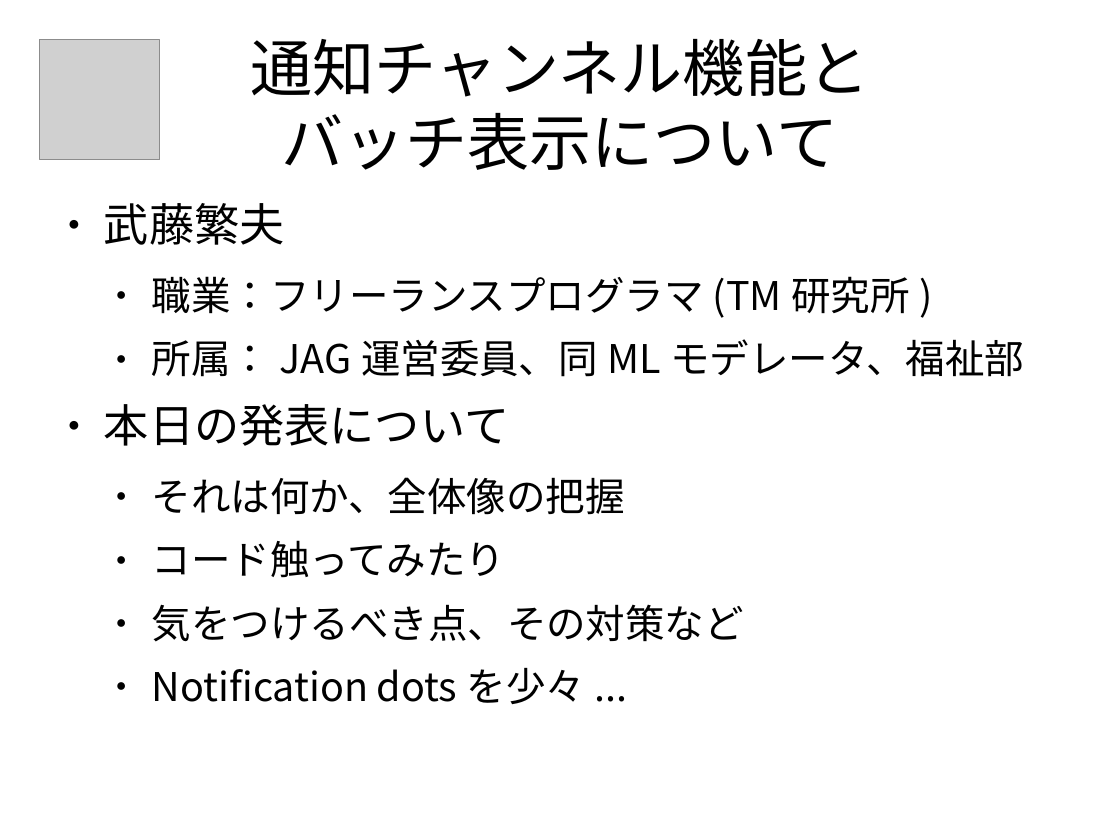
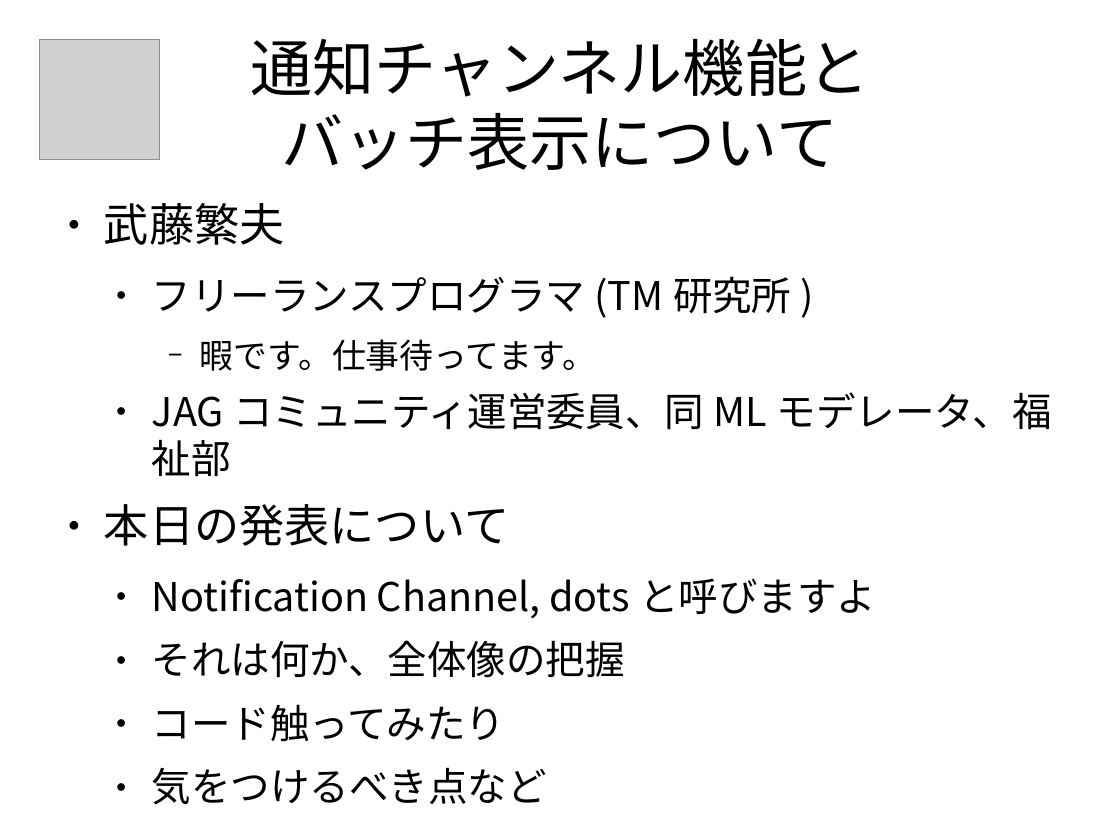
Before and after one commit to tmhouse/TestNotificationChannelSample, a slide deck: slide 1 of NotificationChannelについて.odp. Drawn at 1120x840 pixels with LibreOffice and Linux fonts; fonts in the diff are those of the drawing; grey boxes stand for pictures. Boxes give left, top, right and bottom in pixels: in the first picture for what was removed or moved away, otherwise in the second. Text is boxed around its words. In the diff, an @@ line names an element or a change of style, - is before the commit and + after.

```diff
--- a/NotificationChannelについて.odp
+++ b/NotificationChannelについて.odp
@@ text at [152, 277, 1052, 477]: text changed @@
-  ● 職業：フリーランスプログラマ(TM研究所)
-  ● 所属：JAG運営委員、同MLモデレータ、福祉部
+  ● フリーランスプログラマ(TM研究所)
+    − 暇です。仕事待ってます。
+  ● JAGコミュニティ運営委員、同MLモデレータ、福祉部
@@ text at [152, 579, 540, 619]: paragraph added @@
+  ● Notification Channel, dotsと呼びますよ
@@ text at [152, 767, 547, 805]: text changed @@
-  ● 気をつけるべき点、その対策など
-  ● Notification dotsを少々...
+  ● 気をつけるべき点など
```
Also in this commit, not shown: 14 other slides changed, 5 slides added, 2 slides removed.
